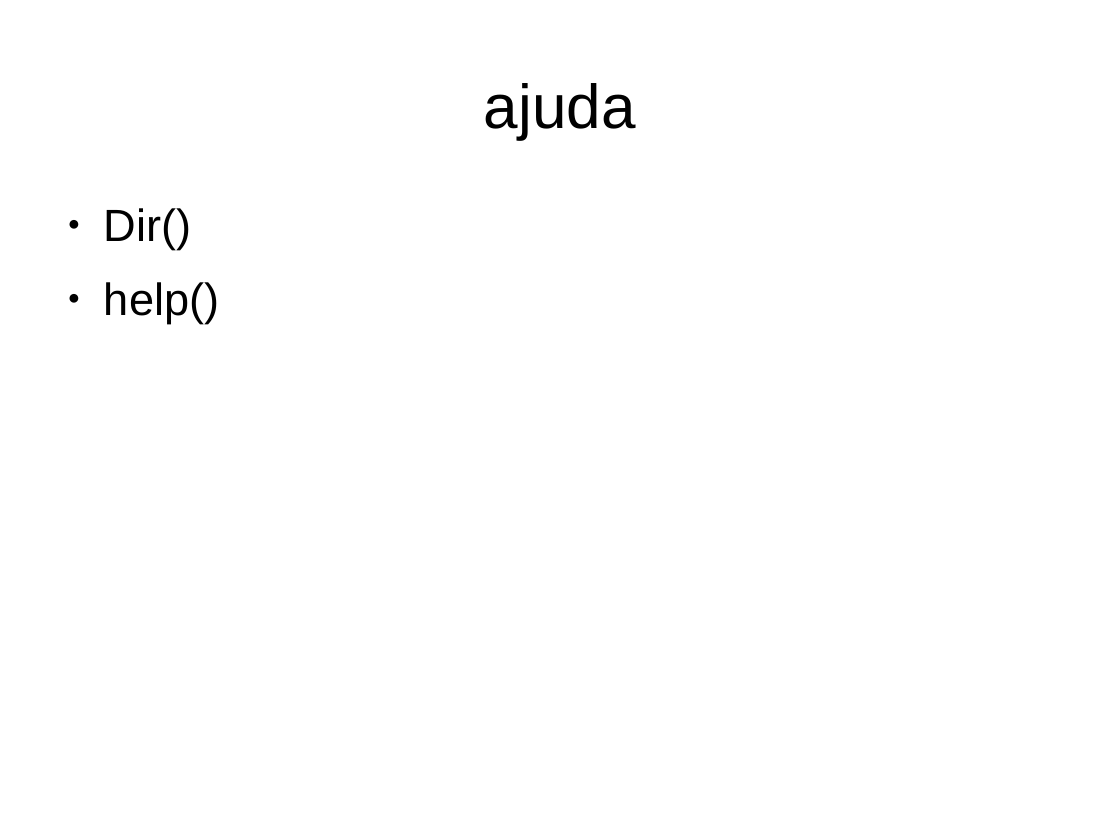
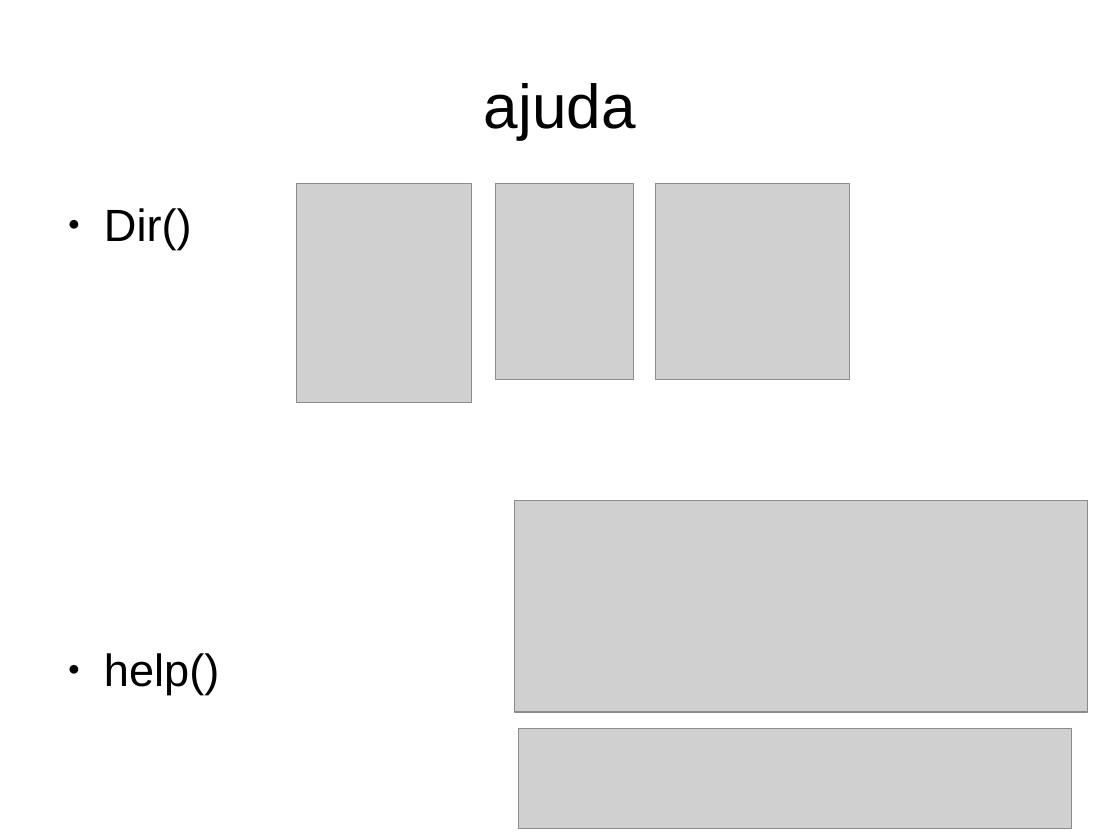
Before and after one commit to iurisegtovich/CursoSciPySEQ2018, a slide deck: slide 54 of source/curso_c2_logica_e_sintaxe.odp (slide 52 before the commit). Drawn at 1120x840 pixels with LibreOffice and Linux fonts; fonts in the diff are those of the drawing; grey boxes stand for pictures. Boxes give left, top, right and bottom in pixels: in the first picture for what was removed or moved away, otherwise in the second. Text is boxed around its words. In the diff, an @@ line names an element or a change of style, - is before the commit and + after.

```diff
--- a/source/curso_c2_logica_e_sintaxe.odp
+++ b/source/curso_c2_logica_e_sintaxe.odp
@@ text "Dir()" rewrapped from box(104, 208, 219, 324) to box(104, 208, 219, 695) @@
@@ picture added at box(297, 184, 473, 403) @@
@@ picture added at box(496, 184, 633, 380) @@
@@ picture added at box(657, 184, 851, 380) @@
@@ picture added at box(514, 500, 1088, 711) @@
@@ picture added at box(518, 729, 1072, 829) @@
```
Also in this commit, not shown: 4 other slides changed, 5 slides added, 1 slide removed, 24 other files.
